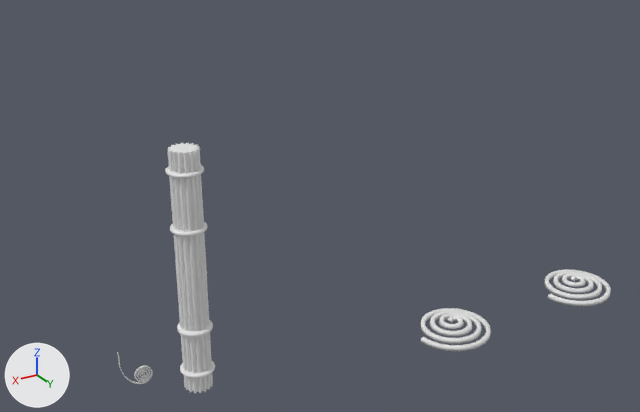
An edit to the Blender file blender files/street-light.blend, drawn before and after from the same camera.
Both versions are drawn from a 50 mm lens placed at (7.34, 18.42, 12.51), pointed at (-3.06, 1.08, 3.84). Arrows for +X, +Y and +Z are at lower left; the lights stay in place.

In view in the first picture: 'Cylinder', 'Spiral.001', 'Spiral.002', 'Spiral.003'.
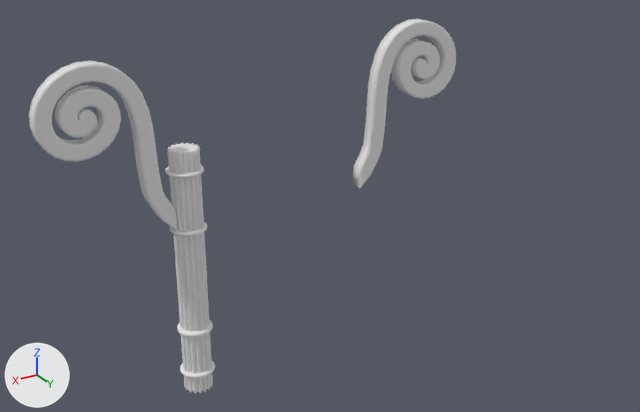
Location of each change, (x1, y1, x2, y2) in pixels of the pictures (640 x 412 px):
'Spiral.006', added
    after: (29, 61, 178, 231)
'Spiral.007', added
    after: (353, 19, 456, 189)
'Spiral.001', hidden
    before: (421, 308, 491, 351)
'Spiral.002', hidden
    before: (544, 269, 611, 306)
'Spiral.003', hidden
    before: (117, 351, 153, 384)

What changed in the scene script:
```text
Add me_spiral_004:
    me_spiral_004.from_pydata(...)  # 585 vertices, 568 faces; spans x -3.7..4.7, y -4.2..14.0, z -0.7..0.7
    me_spiral_004.polygons.foreach_set('use_smooth', [True] * 568)
Change cu_plane:
    add cu_plane.bevel_mode = 'OBJECT'
Change ob_plane:
    ob_plane.scale: (0.0548, 0.0548, 0.0548) -> (0.694, 0.694, 0.694)
    add ob_plane.hide_set(True)
Change ob_spiral_002:
    add ob_spiral_002.hide_set(True)
Change ob_spiral_003:
    add ob_spiral_003.hide_set(True)
Change ob_spiral_001:
    add ob_spiral_001.hide_set(True)
Add ob_spiral_007:
    ob_spiral_007 = bpy.data.objects.new('Spiral.007', me_spiral_004)
    ob_spiral_007.location = (-6.79, 0.0, 6.69)
    ob_spiral_007.rotation_euler = (-1.571, -0.534, 0.0)  # degrees (-90, -31, 0)
    ob_spiral_007.scale = (0.285, 0.262, 0.249)
Add ob_spiral_006:
    ob_spiral_006 = bpy.data.objects.new('Spiral.006', me_spiral_004.copy())
    ob_spiral_006.location = (2.28, 0.0, 6.69)
    ob_spiral_006.rotation_euler = (-1.571, 0.534, 0.0)  # degrees (-90, 31, 0)
    ob_spiral_006.scale = (-0.285, 0.262, 0.249)
```
